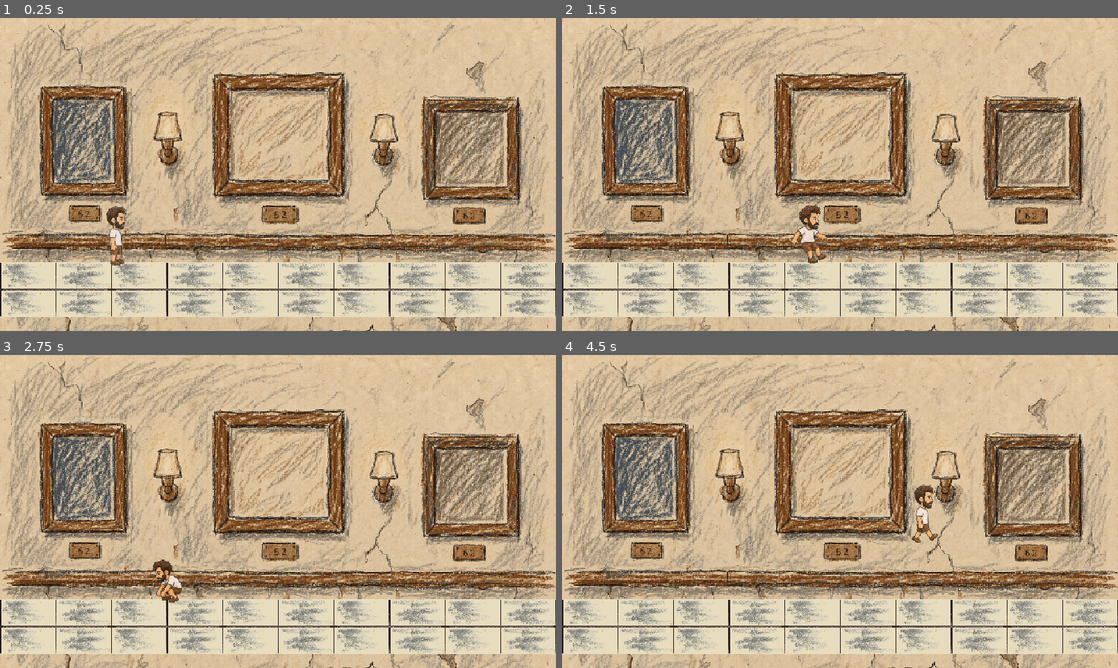
Above: before the commit, frames 1-4 (two rows, left to right).
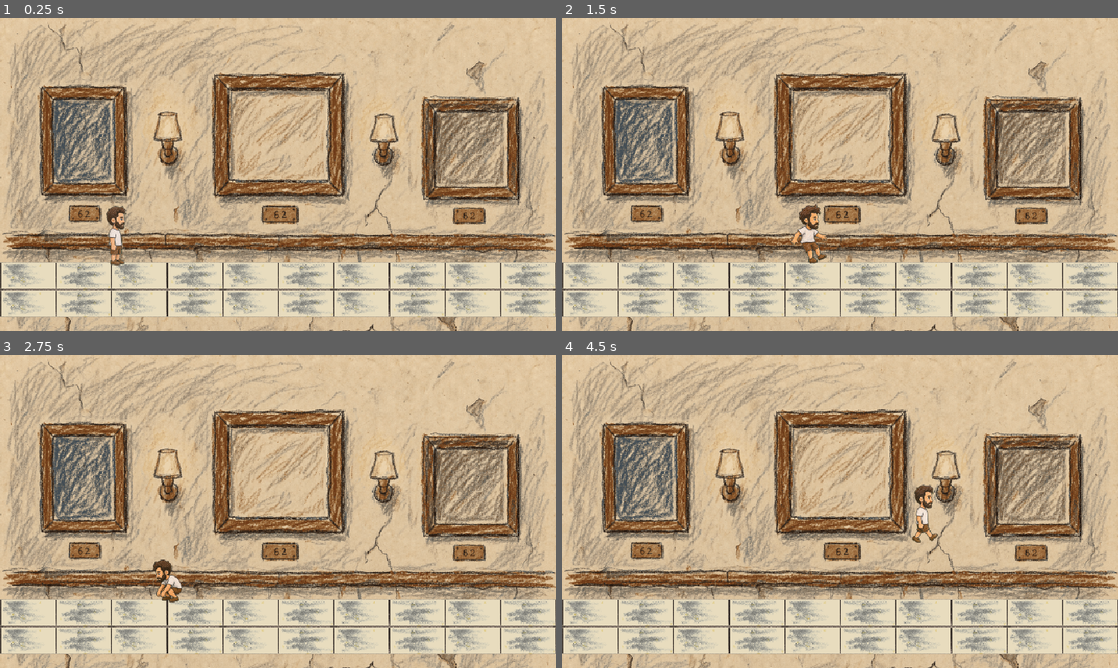
Above: after the commit, the same moments.

Repository: Big-Pi100/DualVectorFoil
Game: Godot game, scene res://scenes/main.tscn
Two runs of this game, one before a commit and one after it. Both use one fixed random seed, a clock stepped at 60 frames per second and the inputs below.
Inputs:
- Up to frame 1 (0.25 s): no input
- Up to frame 2 (1.5 s): tap Enter at 0.5 s; hold Space (jump) 0.53-1.28 s; hold D (move_right) from 0.53 s (still down); tap J (attack) at 1.35 s
- Up to frame 3 (2.75 s): tap Space (jump) at 1.52, 1.55, 1.82, 2.3 s; release D (move_right) at 2.03 s; hold A (move_left) from 2.03 s (still down); hold S (crouch) from 2.03 s (still down)
- Up to frame 4 (4.5 s): release A (move_left) at 2.78 s; release S (crouch) at 2.78 s; hold D (move_right) 2.78-4.28 s; tap F (dash) at 2.85 s; tap Space (jump) at 3.02, 3.05, 3.32 s; hold Space (jump) 3.53-4.28 s; hold A (move_left) from 4.28 s (still down); tap J (attack) at 4.35 s

The runs differ from the first frame. In frame 1, 5.6% of the frame differs, in the area x 0-100%, y 0-100%; in frame 2, 5.6%; in frame 3, 5.6%; in frame 4, 5.7%.

Commit message:
feat(godot): 吸收别人 GDD 的技术骨架，挡掉四处会炸的写法
白哥给了一份《色彩旅人》的 GDD/TDD（Godot 4.4，附完整 Player.gd +
Hitbox.gd + 沸腾线 shader）。逐条核对后只吸收技术层，策划层（种田/入侵/
手账）是另一个游戏，不碰。

新增（都带测试）：
- core/components/hitbox.gd、hurtbox.gd
  判定与扣血分离；一次激活每个目标只结算一次（web 版同规则）
- core/hitstop.gd
  局部顿帧：静态表 + 毫秒时间戳，只冻被打的那个实体。
  **不用 Engine.time_scale** —— 那是全局减速，且两个 hitbox 同时命中会
  互相截断，恢复还依赖 create_timer 的 4 参数重载（写错就永远 0.05 倍速）
- core/world_state.gd（Autoload）
  flags/unlocked/visited/steps + JSON 存档；坏档和未来版本号都拒绝，
  不静默当新游戏
- world/shaders/boiling_line.gdshader
  整帧微位移实现手绘沸腾线，每 0.15s 跳一帧

挡掉的四处（详见 docs/ref/OTHERS_GDD_REVIEW.md）：
1. 跳跃数值差 2.3 倍 —— 它的满跳约 87px，本项目 203.8px；角色 32x48 vs
   28x100、物理 60Hz vs 120Hz。抄了关卡全废且代码能跑，要铺完两屏才察觉
2. 翻滚期间 velocity.y=0 —— 空中翻滚会定格 0.26s，落地手感断裂
3. 自动抓边 global_position.y -= 18 —— 不检查目标位置是否重叠，贴墙跳会塞进墙
4. 状态推进用 await create_timer —— 翻滚中受击/死亡/切房间后，await 回来
   把已变化的状态改回旧值

顺带修了一个本项目自己的坑：default_texture_filter 从 nearest(0) 改 linear(1)。
蜡笔是连续色调不是像素画，nearest 让笔触放大出锯齿，沸腾线的亚像素位移
也被切成孤立跳变（实测成片率 31%）。改后同一 shader 平均差 8.26 → 1.90。

验证：
- feel_smoke   PASS（满跳 203.9px / 水平 270.0 / 摩擦归零 / 轻点跳 56.1）
- combat_smoke PASS（单次结算 / 击退方向 / 局部顿帧 / 顿帧过期 / 坏档拒绝 / 存档往返）
- boil_check   PASS（变化 29.64% 平均差 1.90 平坦区 0.27 边缘区 3.95 外圈纯黑 0%）
  差异完全跟随画面结构：只变亮画框/壁灯/砖缝/笔触，平涂区不动
- 启动 --quit-after 200 无 error / 无 warning

Diff:
--- /dev/null
+++ b/godot/core/components/hitbox.gd
@@ -0,0 +1,65 @@
+class_name Hitbox
+extends Area2D
+## 攻击判定框 —— 激活后在一段时间内检测重叠的 Hurtbox，每次激活**每个目标只结算一次**。
+##
+## 为什么不用 `CollisionShape2D.disabled` 开关（那份 GDD 的写法）：
+##   在物理查询里改 disabled 必须走 `set_deferred`，而 deferred 是**帧末**生效。
+##   同帧内"开→等 0.12s→关"的 await 里如果被切场景/节点释放，
+##   恢复调用会打到已释放的节点上。这里改成**计时器变量 + monitoring 常开**，
+##   没有 deferred，也没有 await。
+##
+## 为什么不用 await 计时（那份 GDD 的写法）：
+##   翻滚/攻击中断、死亡、切房间时，await 回来的那一行会继续执行，
+##   把已经变化的状态改回旧值。状态推进一律放在 `_physics_process` 里。
+
+## 一次激活的判定时长（秒）。web 版前摇 0.09 + 判定约 0.12
+@export var active_time := 0.12
+@export var damage := 10.0
+## 击退：x 会按命中方向取号，y 通常为负（向上弹）
+@export var knockback := Vector2(220.0, -120.0)
+@export var hitstop_time := 0.045
+
+## 朝向：1 = 向右，-1 = 向左。挥砍时由使用者设置
+var direction := 1.0
+
+var _left := 0.0
+var _hit_ids: Dictionary = {}
+
+signal hit_landed(hurtbox: Hurtbox)
+
+
+func _physics_process(delta: float) -> void:
+	if _left <= 0.0:
+		return
+	_left -= delta
+	for area in get_overlapping_areas():
+		if not (area is Hurtbox):
+			continue
+		var id := area.get_instance_id()
+		if _hit_ids.has(id):
+			continue
+		_hit_ids[id] = true
+		_strike(area as Hurtbox)
+
+
+## 开始一次判定。`duration < 0` 用导出的 active_time。
+func activate(duration: float = -1.0) -> void:
+	_left = active_time if duration < 0.0 else duration
+	_hit_ids.clear()
+
+
+func is_active() -> bool:
+	return _left > 0.0
+
+
+func _strike(target: Hurtbox) -> void:
+	var dir := direction
+	# 目标几乎正上/正下时方向无意义，退回当前朝向
+	if absf(target.global_position.x - global_position.x) > 0.5:
+		dir = signf(target.global_position.x - global_position.x)
+	var kb := Vector2(knockback.x * dir, knockback.y)
+	# 先定格再通知：take_hit 是同步 emit，受击回调里要能查到自己已被顿帧。
+	# 顿帧加在**被打的那个实体**（Hurtbox 的父节点）上，不是全局。
+	Hitstop.apply(target.get_parent() as Node, hitstop_time)
+	target.take_hit(damage, kb, global_position)
+	hit_landed.emit(target)
--- /dev/null
+++ b/godot/core/components/hurtbox.gd
@@ -0,0 +1,35 @@
+class_name Hurtbox
+extends Area2D
+## 受击判定框 —— 只负责"我被打了"这个事实，不负责扣血。
+##
+## 为什么不在这里扣血：同一个受击框会被玩家、陷阱、持续伤害、弹幕等
+## 完全不同的来源打中，扣血规则各不相同（无敌帧、护盾、格挡、元素抗性）。
+## 受击框只管转发，具体怎么算交给实体自己的 `_on_hurt()`。
+##
+## 接法：
+## ```gdscript
+## func _ready() -> void:
+##     $Hurtbox.hurt.connect(_on_hurt)
+##
+## func _on_hurt(amount: float, knockback: Vector2, from: Vector2) -> void:
+##     if invuln > 0.0: return
+##     hp -= amount
+##     velocity = knockback
+## ```
+
+signal hurt(amount: float, knockback: Vector2, from: Vector2)
+
+## 关掉之后 hitbox 打上来不会转发（翻滚无敌、出场保护用）
+@export var enabled := true: set = _set_enabled
+
+
+func take_hit(amount: float, knockback: Vector2, from: Vector2) -> void:
+	if not enabled:
+		return
+	hurt.emit(amount, knockback, from)
+
+
+func _set_enabled(v: bool) -> void:
+	enabled = v
+	# 关掉时连碰撞体一起关，省得 hitbox 每帧还去遍历它
+	set_deferred("monitorable", v)
--- /dev/null
+++ b/godot/core/hitstop.gd
@@ -0,0 +1,63 @@
+class_name Hitstop
+extends RefCounted
+## 局部顿帧（hitstop）—— 命中瞬间让**被打的那个实体**停一下，不是让全世界变慢。
+##
+## 为什么不用 `Engine.time_scale`（那份 GDD 的写法）：
+##   1. 它是**全局**的。顿帧期间 UI、粒子、相机平滑、BGM 计时器全被拖慢，
+##      玩家感到的是"卡了一帧"，不是"打中了"。
+##   2. 两个 hitbox 同时命中会互相打架：A 的 await 结束时把 time_scale 设回 1.0，
+##      B 还在等 → B 的顿帧被提前掐断。命中越多，顿帧越不可靠。
+##   3. 它的恢复依赖 `create_timer(..., ignore_time_scale=true)` 这个 4 参数重载，
+##      写成 3 参数就会永远停在 0.05 倍速——这类 bug 只在多段攻击时才暴露。
+##
+## 这里用**截止时间戳**：
+##   - 静态表，key 是 `instance_id`（不是 Node 引用，节点释放了也不会泄漏）
+##   - 不需要每帧 tick，`frozen()` 被问到时才判断过期
+##   - 用 `Time.get_ticks_msec()`（真实时间），不受任何时间缩放影响
+##
+## 用法：实体在 `_physics_process` 第一行 `if Hitstop.frozen(self): return`，
+## 位置就冻住了；动画/粒子照常播——这正是"顿一下"该有的观感。
+
+## instance_id -> 解冻的绝对毫秒
+static var _until_ms: Dictionary = {}
+
+## 单次顿帧上限。传进来 3 秒那种肯定是写错了，截断掉免得实体卡死。
+const MAX_DURATION := 0.30
+
+
+static func apply(node: Node, duration: float) -> void:
+	if node == null or not is_instance_valid(node):
+		return
+	var d := clampf(duration, 0.0, MAX_DURATION)
+	if d <= 0.0:
+		return
+	var id := node.get_instance_id()
+	var until := Time.get_ticks_msec() + int(d * 1000.0)
+	# 取最长，不叠加：连续命中只延长，不会因为两次 45ms 变成 90ms
+	if until > int(_until_ms.get(id, 0)):
+		_until_ms[id] = until
+
+
+static func frozen(node: Node) -> bool:
+	if node == null or not is_instance_valid(node):
+		return false
+	var id := node.get_instance_id()
+	var until: int = _until_ms.get(id, 0)
+	if until == 0:
+		return false
+	if Time.get_ticks_msec() >= until:
+		_until_ms.erase(id)
+		return false
+	return true
+
+
+## 剩余冻结秒数，测试和调试用
+static func remaining(node: Node) -> float:
+	var until: int = _until_ms.get(node.get_instance_id(), 0)
+	if until == 0:
+		return 0.0
+	return maxf(0.0, (until - Time.get_ticks_msec()) / 1000.0)
+
+
+static func clear() -> void:
+	_until_ms.clear()
--- /dev/null
+++ b/godot/core/world_state.gd
@@ -0,0 +1,103 @@
+extends Node
+## 全局世界状态（Autoload: WorldState）
+##
+## 只放**跨房间要活下来**的东西。房间里能重建的都别放这儿
+## （比如"当前这屏的敌人还剩几只"），否则存档会越来越脏。
+##
+## 存档格式是 JSON，不用 `ResourceSaver`：JSON 能 diff、能手改、
+## 出了坏档还能肉眼看出哪一行坏了。代价是类型要自己保证。
+
+## 剧情开关，例如 {"met_origami_bird": true}
+var flags: Dictionary = {}
+## 已解锁能力，例如 ["double_jump", "flame_crayon"]
+var unlocked: Array[String] = []
+## 走过的房间 id，手账/地图涂色用
+var visited: Array[String] = []
+## 当前所在房间
+var current_room: String = ""
+## 房间切换计数 —— 驱动物理式生长、入侵判定这类"按探索进度推进"的系统
+var steps: int = 0
+
+const SAVE_PATH := "user://save.json"
+const SAVE_VERSION := 1
+
+
+## 切房间时调这个，统一推进计数和已访问表
+func travel_to(room_id: String) -> void:
+	if room_id != current_room:
+		steps += 1
+	current_room = room_id
+	if not visited.has(room_id):
+		visited.append(room_id)
+
+
+func set_flag(key: String, value := true) -> void:
+	flags[key] = value
+
+
+func has_flag(key: String) -> bool:
+	return bool(flags.get(key, false))
+
+
+func unlock(ability: String) -> void:
+	if not unlocked.has(ability):
+		unlocked.append(ability)
+
+
+func has_ability(ability: String) -> bool:
+	return unlocked.has(ability)
+
+
+## path 可传：测试用独立文件，免得把玩家的真存档覆盖掉
+func save_game(path: String = SAVE_PATH) -> bool:
+	var data := {
+		"version": SAVE_VERSION,
+		"flags": flags,
+		"unlocked": unlocked,
+		"visited": visited,
+		"current_room": current_room,
+		"steps": steps,
+	}
+	var f := FileAccess.open(path, FileAccess.WRITE)
+	if f == null:
+		push_error("WorldState: 存档写入失败 %s（%s）" % [path, error_string(FileAccess.get_open_error())])
+		return false
+	f.store_string(JSON.stringify(data, "\t"))
+	f.close()
+	return true
+
+
+## 返回 false = 没有存档或存档坏了，调用方应该按新游戏处理
+func load_game(path: String = SAVE_PATH) -> bool:
+	if not FileAccess.file_exists(path):
+		return false
+	var f := FileAccess.open(path, FileAccess.READ)
+	if f == null:
+		return false
+	var text := f.get_as_text()
+	f.close()
+
+	var parsed: Variant = JSON.parse_string(text)
+	if typeof(parsed) != TYPE_DICTIONARY:
+		push_error("WorldState: 存档不是合法 JSON 对象，按新游戏处理")
+		return false
+	var d: Dictionary = parsed
+	# 版本比当前新 = 用户降级了，不认识的字段会丢，宁可拒绝
+	if int(d.get("version", 0)) > SAVE_VERSION:
+		push_error("WorldState: 存档版本 %s 高于当前 %s" % [d.get("version"), SAVE_VERSION])
+		return false
+
+	flags = d.get("flags", {})
+	visited.assign(d.get("visited", []))
+	unlocked.assign(d.get("unlocked", []))
+	current_room = str(d.get("current_room", ""))
+	steps = int(d.get("steps", 0))
+	return true
+
+
+func reset() -> void:
+	flags.clear()
+	unlocked.clear()
+	visited.clear()
+	current_room = ""
+	steps = 0
--- a/godot/project.godot
+++ b/godot/project.godot
@@ -11,6 +11,10 @@
 run/main_scene="res://scenes/main.tscn"
 config/features=PackedStringArray("4.4", "GL Compatibility")
 config/icon="res://icon.svg"
+
+[autoload]
+
+WorldState="*res://core/world_state.gd"
 
 [display]
 
@@ -71,7 +75,9 @@
 
 [rendering]
 
-; 像素风：关闭纹理过滤，避免蜡笔笔触被插值糊掉
-textures/canvas_textures/default_texture_filter=0
+; 蜡笔是**连续色调**，不是像素画：必须线性过滤。
+; 之前设成 nearest（0）是按像素风配的，结果蜡笔笔触被放大时出锯齿，
+; 亚像素位移也被切成孤立跳变（沸腾线成片率只有 31%）。
+textures/canvas_textures/default_texture_filter=1
 renderer/rendering_method="gl_compatibility"
 environment/defaults/default_clear_color=Color(0.027, 0.027, 0.043, 1)
--- /dev/null
+++ b/godot/tests/boil_shot.gd
@@ -0,0 +1,60 @@
+extends SceneTree
+## 沸腾线 shader 效果采样 —— 跑真实窗口渲染，隔 200ms 截两帧。
+##
+##     godot --path godot --script res://tests/boil_shot.gd
+##
+## 判据（由 tests/boil_check.py 比对）：
+##   - 两帧必须**有差异**（说明在抖，不是死图）
+##   - 差异必须**小**（说明是线条微动，不是白噪声糊成一片）
+##   - 画面外圈不能变黑/透明（说明 UV 夹边界生效，没采到图外像素）
+
+const OUT_A := "E:/IdentityCard/game-soulkeep/shots/godot_boil_a.png"
+const OUT_B := "E:/IdentityCard/game-soulkeep/shots/godot_boil_b.png"
+const GAP_MS := 200.0
+
+var frames := 0
+var t_first := 0
+var took_first := false
+
+
+func _initialize() -> void:
+	var scene: Node = load("res://scenes/main.tscn").instantiate()
+	root.add_child(scene)
+	var bg: Sprite2D = scene.get_node("Background")
+	var mat := ShaderMaterial.new()
+	mat.shader = load("res://world/shaders/boiling_line.gdshader")
+	bg.material = mat
+	print("[boil] 背景已挂 boiling_line.gdshader")
+
+
+func _process(_delta: float) -> bool:
+	frames += 1
+	if frames < 10:
+		return false          # 等一帧渲染稳定
+
+	if not took_first:
+		if _grab(OUT_A):
+			took_first = true
+			t_first = Time.get_ticks_msec()
+			print("[boil] 第一帧 %s" % OUT_A)
+		elif frames > 60:
+			print("[boil] FAIL 拿不到画面纹理")
+			return true
+		return false
+
+	if Time.get_ticks_msec() - t_first >= GAP_MS:
+		if _grab(OUT_B):
+			print("[boil] 第二帧 %s（间隔 %d ms）" % [OUT_B, Time.get_ticks_msec() - t_first])
+		return true          # 无论成败都结束
+
+	if frames > 400:
+		print("[boil] FAIL 超时")
+		return true
+	return false
+
+
+func _grab(path: String) -> bool:
+	var img: Image = root.get_texture().get_image()
+	if img == null:
+		return false
+	return img.save_png(path) == OK
--- /dev/null
+++ b/godot/tests/combat_smoke.gd
@@ -0,0 +1,174 @@
+extends SceneTree
+## 战斗组件 + 存档 冒烟测试
+##
+##     godot --headless --path godot --script res://tests/combat_smoke.gd
+##
+## 验四件事：
+##   1. 一次挥砍只结算一次伤害（同一次激活不会每帧重复打）
+##   2. 击退方向按目标相对位置取号，不是写死的
+##   3. 命中后**只有被打的那个实体**被顿帧，且不会泄漏成永久冻结
+##   4. WorldState 存档往返不丢字段，同一房间来回走不涨步数
+
+var frames := 0
+var fail := 0
+var hits: Array[Dictionary] = []
+
+var dummy: Node2D
+var hurt: Hurtbox
+var atk: Hitbox
+
+
+func _initialize() -> void:
+	# ── 被打的一方：dummy 身上挂 Hurtbox ──
+	dummy = Node2D.new()
+	dummy.name = "Dummy"
+	dummy.position = Vector2(270, 300)
+	root.add_child(dummy)
+
+	hurt = Hurtbox.new()
+	hurt.name = "Hurtbox"
+	var hs := CollisionShape2D.new()
+	var hshape := RectangleShape2D.new()
+	hshape.size = Vector2(40, 40)
+	hs.shape = hshape
+	hurt.add_child(hs)
+	hurt.collision_layer = 1 << 3
+	hurt.collision_mask = 0
+	dummy.add_child(hurt)
+	hurt.hurt.connect(_on_hurt)
+
+	# ── 打人的一方：独立放，靠重叠检测 ──
+	atk = Hitbox.new()
+	atk.name = "Hitbox"
+	var cs_atk := CollisionShape2D.new()
+	var ashape := RectangleShape2D.new()
+	ashape.size = Vector2(60, 60)
+	cs_atk.shape = ashape
+	atk.add_child(cs_atk)
+	atk.collision_layer = 1 << 4
+	atk.collision_mask = 1 << 3
+	atk.position = Vector2(300, 300)
+	atk.damage = 12.0
+	root.add_child(atk)
+
+	print("[combat] 就绪：dummy x=270，hitbox x=300（重叠 30 < 50）")
+	_test_world_state()
+
+
+func _on_hurt(amount: float, kb: Vector2, from: Vector2) -> void:
+	hits.append({"amount": amount, "kb": kb, "from": from})
+	# 顿帧必须在回调里查 —— 45ms 后早就过期了
+	if not Hitstop.frozen(dummy):
+		print("[FAIL] 命中后目标没有被顿帧")
+		fail += 1
+	if Hitstop.frozen(atk):
+		print("[FAIL] 攻击方也被顿帧了（应该是局部的）")
+		fail += 1
+
+
+func _physics_process(_delta: float) -> bool:
+	frames += 1
+
+	# 等两帧让 Area2D 建立重叠关系
+	if frames == 5:
+		atk.direction = 1.0
+		atk.activate()
+		print("[combat] 第一次挥砍 activate(0.12s)")
+
+	if frames == 40:
+		_check("一次挥砍只结算一次", hits.size(), 1)
+		if hits.size() == 1:
+			var kb: Vector2 = hits[0]["kb"]
+			_check("伤害值透传", int(hits[0]["amount"]), 12)
+			if kb.x >= 0.0:
+				print("[FAIL] 目标在左侧，击退 x 应为负，实际 %.1f" % kb.x); fail += 1
+			else:
+				print("[combat] 击退 = (%.1f, %.1f) 方向正确" % [kb.x, kb.y])
+		# 顿帧过期后必须解冻，不能永久冻住
+		if Hitstop.frozen(dummy):
+			print("[FAIL] 顿帧没过期，dummy 被永久冻结"); fail += 1
+		else:
+			print("[combat] 顿帧已过期，dummy 恢复")
+
+	if frames == 45:
+		# 反向：把 dummy 挪到右侧，击退应变成正
+		dummy.position = Vector2(330, 300)
+		print("[combat] dummy 移到右侧 x=330，第二次挥砍")
+
+	if frames == 50:
+		atk.activate()
+
+	if frames == 85:
+		_check("第二次挥砍可再命中", hits.size(), 2)
+		if hits.size() == 2 and float(hits[1]["kb"].x) <= 0.0:
+			print("[FAIL] 目标在右侧，击退 x 应为正，实际 %.1f" % hits[1]["kb"].x); fail += 1
+
+	if frames == 90:
+		hurt.enabled = false
+		print("[combat] 关掉 Hurtbox.enabled，第三次挥砍")
+
+	if frames == 95:
+		atk.activate()
+
+	if frames == 130:
+		_check("Hurtbox 关闭后不再转发", hits.size(), 2)
+		print("[combat] 结果：%s" % ("PASS" if fail == 0 else "FAIL %d" % fail))
+		return true
+
+	return false
+
+
+func _check(label: String, got: int, want: int) -> void:
+	if got != want:
+		print("[FAIL] %s：期望 %d，实际 %d" % [label, want, got])
+		fail += 1
+	else:
+		print("[combat] %s = %d ✓" % [label, got])
+
+
+func _test_world_state() -> void:
+	var ws: Node = load("res://core/world_state.gd").new()
+	root.add_child(ws)
+
+	ws.travel_to("hall")
+	ws.travel_to("hall")        # 同一房间来回不算一步
+	ws.travel_to("tower")
+	_check("房间切换步数（同房间不计）", ws.steps, 2)
+	_check("已访问房间去重", ws.visited.size(), 2)
+
+	ws.set_flag("met_bird", true)
+	ws.unlock("double_jump")
+	if not ws.has_flag("met_bird") or not ws.has_ability("double_jump"):
+		print("[FAIL] flag / ability 读写不一致"); fail += 1
+
+	var path := "user://_test_save.json"
+	if not ws.save_game(path):
+		print("[FAIL] 存档写入失败"); fail += 1
+		return
+
+	var ws2: Node = load("res://core/world_state.gd").new()
+	root.add_child(ws2)
+	if not ws2.load_game(path):
+		print("[FAIL] 存档读取失败"); fail += 1
+	else:
+		_check("存档往返 steps", ws2.steps, 2)
+		_check("存档往返 visited", ws2.visited.size(), 2)
+		if ws2.current_room != "tower":
+			print("[FAIL] current_room 丢了：%s" % ws2.current_room); fail += 1
+		if not ws2.has_flag("met_bird") or not ws2.has_ability("double_jump"):
+			print("[FAIL] flags/unlocked 往返丢失"); fail += 1
+		else:
+			print("[worldstate] 存档往返字段完整 ✓")
+
+	# 坏档必须被拒绝，不能静默当新游戏
+	var bad := FileAccess.open(path, FileAccess.WRITE)
+	bad.store_string("{ this is not json")
+	bad.close()
+	var ws3: Node = load("res://core/world_state.gd").new()
+	root.add_child(ws3)
+	if ws3.load_game(path):
+		print("[FAIL] 坏档居然读取成功了"); fail += 1
+	else:
+		print("[worldstate] 坏档被拒绝 ✓")
+
+	DirAccess.remove_absolute(ProjectSettings.globalize_path(path))
--- /dev/null
+++ b/godot/world/shaders/boiling_line.gdshader
@@ -0,0 +1,33 @@
+shader_type canvas_item;
+// 手绘沸腾线（boiling line）—— 让静态蜡笔贴图以离散帧率轻微位移，
+// 观感接近手翻书 / 《茶杯头》，不是电子噪点。
+//
+// 那份 GDD 的写法有两处会翻车，这里都改了：
+//   1. `hash(UV * 10.0 + t)` 是**逐像素白噪声**：相邻像素偏移完全不同，
+//      结果不是"线条在抖"，是整张图沙沙响、边缘碎成雪花（实测 54% 像素在变、
+//      单点最大通道差 194）。
+//   2. 采样 `UV + offset` 不夹边界，贴图外缘会采到图外像素，描边缺角或闪黑边。
+//
+// 这里用**低频平滑位移场**（两组正交 sin/cos 交叉），相邻区域的偏移是连续的，
+// 所以差异成片而不是点点孤立——手绘各部分的相对位置有误差，就是这个形状。
+// 时间走 `floor(TIME * boil_fps)`，帧内绝对静止，到点才整体跳一次。
+
+uniform float boil_fps : hint_range(1.0, 24.0) = 6.7;   // 0.15s 一帧
+uniform float boil_px : hint_range(0.0, 4.0) = 1.0;     // 抖动幅度（纹理像素）
+
+float hash11(float n) {
+	return fract(sin(n * 127.1) * 43758.5453);
+}
+
+void fragment() {
+	// 整帧统一偏移 —— 这是"整张重画，位置差了一点"的形状。
+	// 不能用**空间变化的**位移场：那样同一块区域的像素会互相错位，
+	// 纯色区域也会被搅乱，看起来是噪点而不是手绘抖动。
+	float t = floor(TIME * boil_fps);
+	vec2 jitter = vec2(hash11(t), hash11(t + 41.0)) - 0.5;
+	vec2 off = jitter * 2.0 * boil_px * TEXTURE_PIXEL_SIZE;
+
+	vec2 half_px = TEXTURE_PIXEL_SIZE * 0.5;
+	vec2 uv = clamp(UV + off, half_px, vec2(1.0) - half_px);
+	COLOR = texture(TEXTURE, uv);
+}
Not shown, added: godot/core/components/hitbox.gd.uid
Not shown, added: godot/core/components/hurtbox.gd.uid
Not shown, added: godot/core/hitstop.gd.uid
Not shown, added: godot/core/world_state.gd.uid
Not shown, added: godot/tests/combat_smoke.gd.uid
Not shown, added: godot/tests/feel_smoke.gd.uid
Not shown, added: godot/tests/shot.gd.uid
Not shown, added: godot/world/shaders/boiling_line.gdshader.uid
Not shown, changed: DEV_FLOW.md
Not shown, changed: INDEX.md
Not shown, changed: PROJECT_MAP.md
Not shown, added: docs/ref/OTHERS_GDD_REVIEW.md
